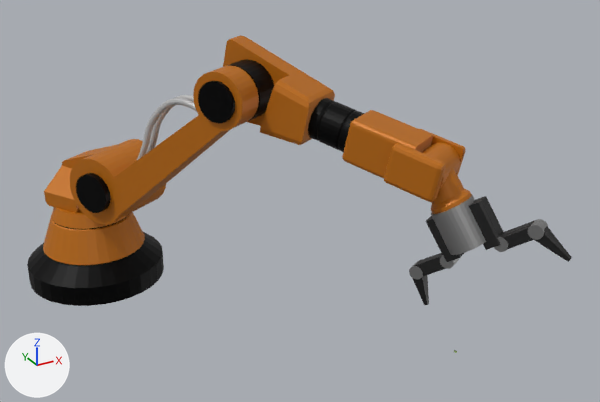
What one commit did to the glTF model public/assets/blend/robotarm_animation_leg.glb.
The view is the same before and after, from a 50 mm camera at (-7.4, -30.9, 16.7) aimed at (5.9, -6.7, 4.6). The axes (+X, +Y, +Z) are drawn at lower left. The lights are the same throughout. The first picture is the older version. Both versions are drawn at frame 95 of the action 'robotarm_action'; the numbers are the values there.

The scene before the commit, as lines of its bpy script (objects in view):
```python
ob_cube_002 = bpy.data.objects.new('Cube.002', me_cube_006)
ob_cube_002.parent = ob_cylinder_029
ob_cube_002.location = (2.6, 3.901, 0.811)
ob_cube_002.rotation_euler = (1.571, 1.573, -1.35)  # degrees (90, 90, -77)
ob_cube_002.scale = (-0.0758, -0.0758, -0.0758)
ob_cylinder_020 = bpy.data.objects.new('Cylinder.020', me_cylinder_020)
ob_cylinder_020.parent = ob_cylinder_022
ob_cylinder_020.location = (-0.0262, 0.00419, 1.654)
ob_cylinder_020.rotation_euler = (1.571, 0.0, -1.047)  # degrees (90, 0, -60)
ob_cylinder_020.scale = (0.646, 0.646, 0.646)
ob_cylinder_021 = bpy.data.objects.new('Cylinder.021', me_cylinder_021)
ob_cylinder_021.parent = ob_cylinder_020
ob_cylinder_021.location = (1.377, 0.998, 1.036)
ob_cylinder_021.rotation_euler = (0.0, 0.0, -2.459)  # degrees (0, 0, -141)
ob_cylinder_022 = bpy.data.objects.new('Cylinder.022', me_cylinder_022)
ob_cylinder_022.location = (0.0, 0.0, 0.0)
ob_cylinder_022.rotation_euler = (0.0, 0.0, 0.00189)  # degrees (0, 0, 0.1)
ob_cylinder_022.scale = (2.01, 2.01, 2.01)
ob_cylinder_023 = bpy.data.objects.new('Cylinder.023', me_cylinder_023)
ob_cylinder_023.parent = ob_cylinder_021
ob_cylinder_023.location = (-5.557, 0.198, -1.073)
ob_cylinder_023.rotation_euler = (0.0, 0.0, 2.242)  # degrees (0, 0, 128)
ob_cylinder_023.scale = (0.75, 0.75, 0.75)
ob_cylinder_024 = bpy.data.objects.new('Cylinder.024', me_cylinder_024)
ob_cylinder_024.parent = ob_cylinder_025
ob_cylinder_024.location = (4.292, 0.0239, -0.0202)
ob_cylinder_024.rotation_euler = (0.0, 0.0, -0.794)  # degrees (0, 0, -45)
ob_cylinder_024.scale = (0.612, 0.612, 0.612)
ob_cylinder_025 = bpy.data.objects.new('Cylinder.025', me_cylinder_025)
ob_cylinder_025.parent = ob_cylinder_023
ob_cylinder_025.location = (2.811, -0.0391, -0.659)
ob_cylinder_026 = bpy.data.objects.new('Cylinder.026', me_cylinder_026)
ob_cylinder_026.parent = ob_cylinder_024
ob_cylinder_026.location = (4.843, 1.676, 0.185)
ob_cylinder_026.rotation_euler = (0.0, 0.0, 1.064)  # degrees (0, 0, 61)
ob_cylinder_028 = bpy.data.objects.new('Cylinder.028', me_cylinder_028)
ob_cylinder_028.parent = ob_cylinder_024
ob_cylinder_028.location = (4.843, -1.56, 0.185)
ob_cylinder_028.rotation_euler = (0.0, 0.0, -1.095)  # degrees (0, 0, -63)
# also in view: 'Cylinder.027' at (9.5, -15.3, 5.9)
```
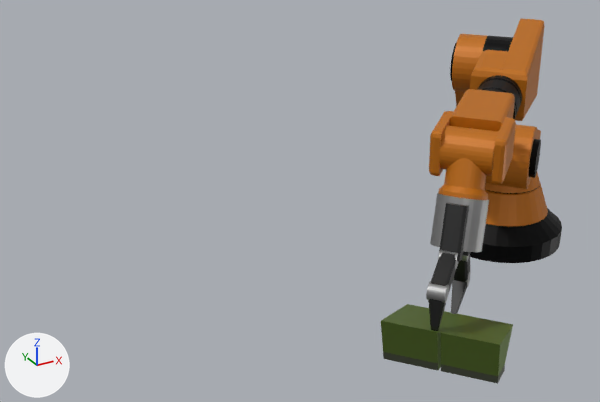
The change, as a list of edits to the scene's bpy script:
```text
Change ob_cylinder_022:
    ob_cylinder_022.location: (0.0, 0.0, 0.0) -> (16.98, -5.25, 0.0)
    ob_cylinder_022.rotation_euler: (0.0, 0.0, 0.00189) -> (0.0, 0.0, -3.14)  # degrees (0, 0, 0.1) -> degrees (0, 0, -180)
Change ob_cylinder_020:
    ob_cylinder_020.rotation_euler: (1.571, 0.0, -1.047) -> (1.571, 0.0, 0.694)  # degrees (90, 0, -60) -> degrees (90, 0, 40)
Change ob_cylinder_021:
    ob_cylinder_021.rotation_euler: (0.0, 0.0, -2.459) -> (0.0, 0.0, -2.337)  # degrees (0, 0, -141) -> degrees (0, 0, -134)
Change ob_cylinder_023:
    ob_cylinder_023.rotation_euler: (0.0, 0.0, 2.242) -> (0.0, 0.0, 2.247)  # degrees (0, 0, 128) -> degrees (0, 0, 129)
Change ob_cylinder_024:
    ob_cylinder_024.rotation_euler: (0.0, 0.0, -0.794) -> (0.0, 0.0, -1.136)  # degrees (0, 0, -45) -> degrees (0, 0, -65)
Change ob_cylinder_026:
    ob_cylinder_026.rotation_euler: (0.0, 0.0, 1.064) -> (0.0, 0.0, 0.374)  # degrees (0, 0, 61) -> degrees (0, 0, 21)
Change ob_cylinder_028:
    ob_cylinder_028.rotation_euler: (0.0, 0.0, -1.095) -> (0.0, 0.0, -0.352)  # degrees (0, 0, -63) -> degrees (0, 0, -20)
Change ob_cube_002:
    ob_cube_002.parent: ob_cylinder_029 -> ob_cylinder_027
    ob_cube_002.location: (2.6, 3.901, 0.811) -> (2.744, -4.477, -0.262)
    ob_cube_002.rotation_euler: (1.571, 1.573, -1.35) -> (-1.571, -0.00189, 1.321)  # degrees (90, 90, -77) -> degrees (-90, -0.1, 76)
    ob_cube_002.scale: (-0.0758, -0.0758, -0.0758) -> (2.58, 2.58, 2.58)
```

Boxes (x1, y1, x2, y2) around the edits, measured in the pictures (600 x 402 px):
'Cylinder.022', moved, turned: before (27, 207, 164, 306); after (470, 173, 562, 263)
'Cylinder.021', moved, turned: before (70, 65, 259, 224); after (450, 34, 495, 185)
'Cylinder.025', moved, turned: before (308, 98, 465, 202); after (429, 75, 522, 184)
'Cylinder.023', moved, turned: before (223, 35, 335, 145); after (470, 18, 545, 121)
'Cylinder.024', moved, turned: before (421, 142, 503, 262); after (430, 126, 499, 261)
'Cube.002', moved, turned, rescaled (not visible before): after (381, 304, 513, 384)
'Cylinder.020', moved, turned: before (44, 139, 166, 213); after (495, 124, 541, 189)
'Cylinder.027', moved, turned: before (528, 219, 572, 262); after (426, 282, 449, 331)
'Cylinder.026', moved, turned: before (494, 221, 535, 252); after (431, 250, 458, 294)
'Cylinder.029', moved, turned: before (409, 261, 429, 305); after (451, 272, 471, 314)
'Cylinder.028', moved, turned: before (414, 253, 459, 276); after (453, 255, 470, 282)
